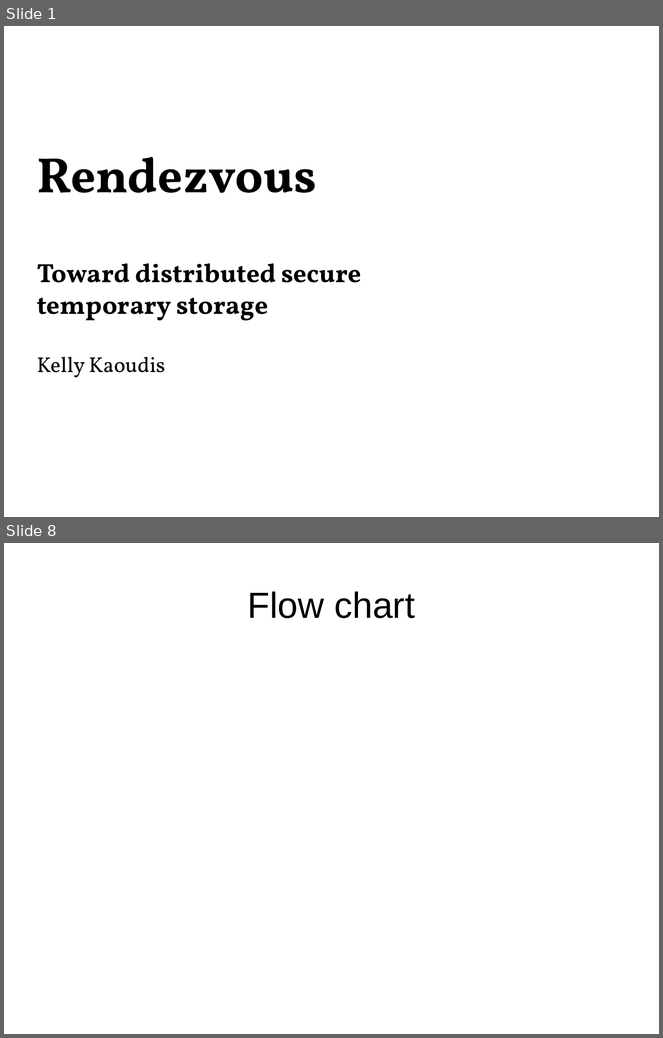
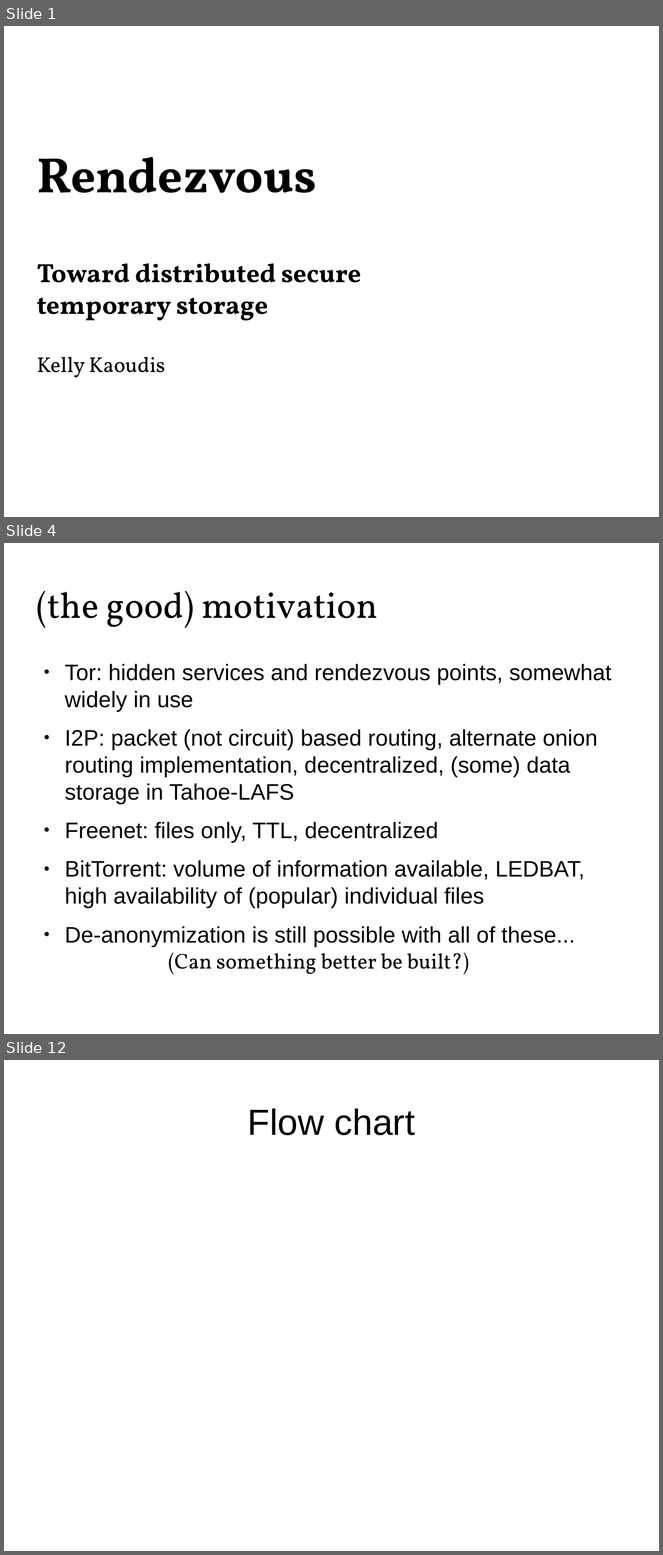
Before and after one commit to Zandrr/phonebook.js, a slide deck: documentation/ecen5013_presentation.odp. Shown one above the other, each under a label of ours: slides 1 and 8 before the commit, slides 1, 4 and 12 after it; the slides between them are not shown. The pictures are 663x1038 and 663x1555 pixels, drawn with LibreOffice and Linux fonts; fonts in the diff are those of the drawing. Boxes give left, top, right and bottom in pixels: in the first picture for what was removed or moved away, otherwise in the second. Text is boxed around its words. In the diff, an @@ line names an element or a change of style, - is before the commit and + after.

```diff
--- a/documentation/ecen5013_presentation.odp
+++ b/documentation/ecen5013_presentation.odp
@@ slide 4 added at <box>4,543,659,1034</box>, background #FFFFFF @@
@@ title added at <box>37,591,378,628</box>, 44 pt, text #000000 @@
+(the good) motivation
@@ text added at <box>65,664,612,947</box>, 27.2 pt, text #000000 @@
+● Tor: hidden services and rendezvous points, somewhat widely in use
+● I2P: packet (not circuit) based routing, alternate onion routing implementation, decentralized, (some) data storage in Tahoe-LAFS
+● Freenet: files only, TTL, decentralized
+● BitTorrent: volume of information available, LEDBAT, high availability of (popular) individual files
+● De-anonymization is still possible with all of these...
@@ text added at <box>168,953,469,975</box>, 26 pt, text #000000 @@
+(Can something better be built?)
@@ what was slide 8 is now slide 12 @@
```
Also in this commit, not shown: 1 slide changed, 11 other slides added, 10 slides removed, 2 other files.
